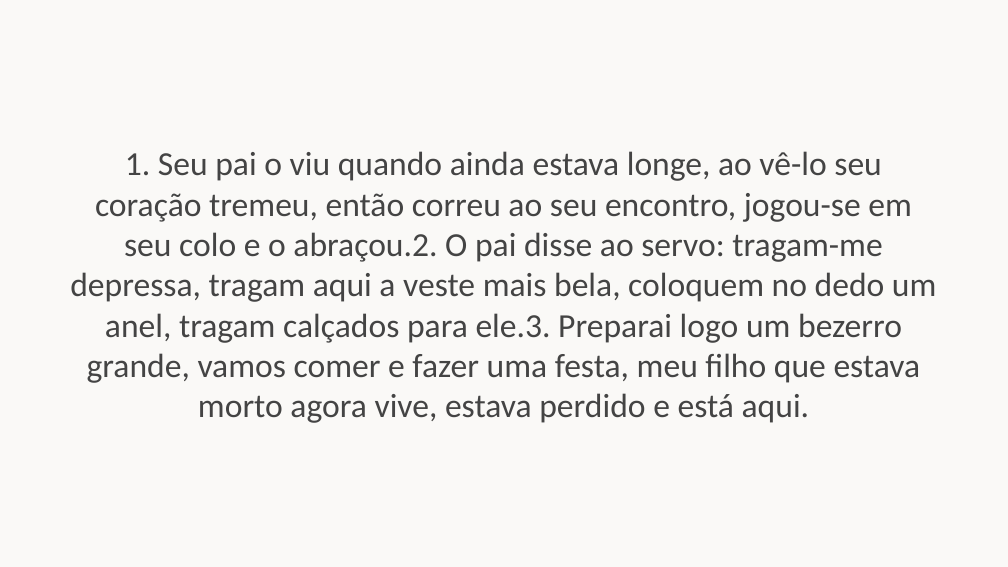
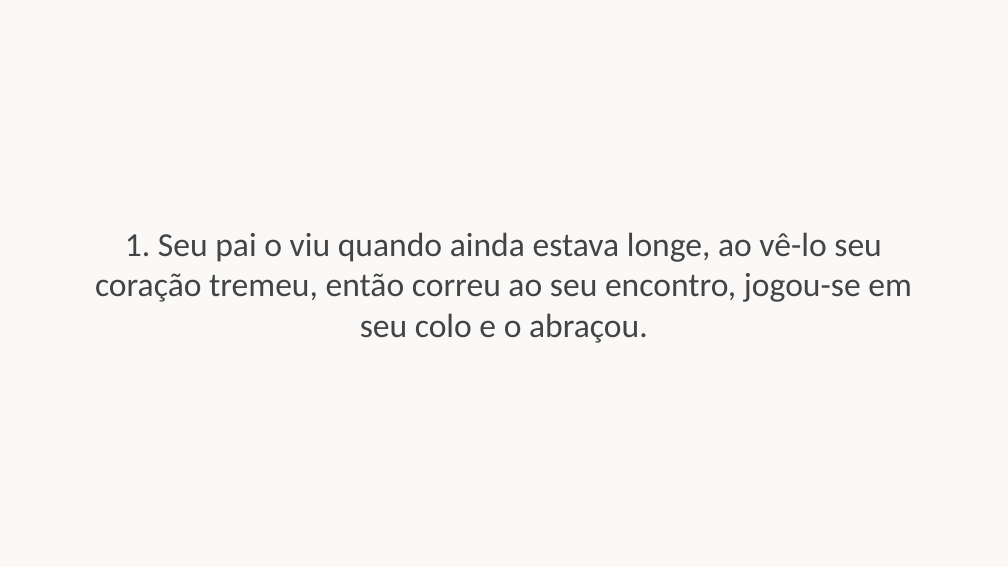
Before and after one commit to gpereira12/slides-harmonia-divina, a slide deck: slide 33 of missas/Quaresma/Cinzas.pptx (slide 26 before the commit). Drawn at 1008x567 pixels with LibreOffice and Linux fonts; fonts in the diff are those of the drawing. Boxes give left, top, right and bottom in pixels: in the first picture for what was removed or moved away, otherwise in the second. Text is boxed around its words. In the diff, an @@ line names an element or a change of style, - is before the commit and + after.

```diff
--- a/missas/Quaresma/Cinzas.pptx
+++ b/missas/Quaresma/Cinzas.pptx
@@ text at box(95, 232, 912, 343): text changed @@
-1. Seu pai o viu quando ainda estava longe, ao vê-lo seu coração tremeu, então correu ao seu encontro, jogou-se em seu colo e o abraçou.2. O pai disse ao servo: tragam-me depressa, tragam aqui a veste mais bela, coloquem no dedo um anel, tragam calçados para ele.3. Preparai logo um bezerro grande, vamos comer e fazer uma festa, meu filho que estava morto agora vive, estava perdido e está aqui.
+1. Seu pai o viu quando ainda estava longe, ao vê-lo seu coração tremeu, então correu ao seu encontro, jogou-se em seu colo e o abraçou.
```
Also in this commit, not shown: 6 other slides changed, 15 slides added, 1 other file.
